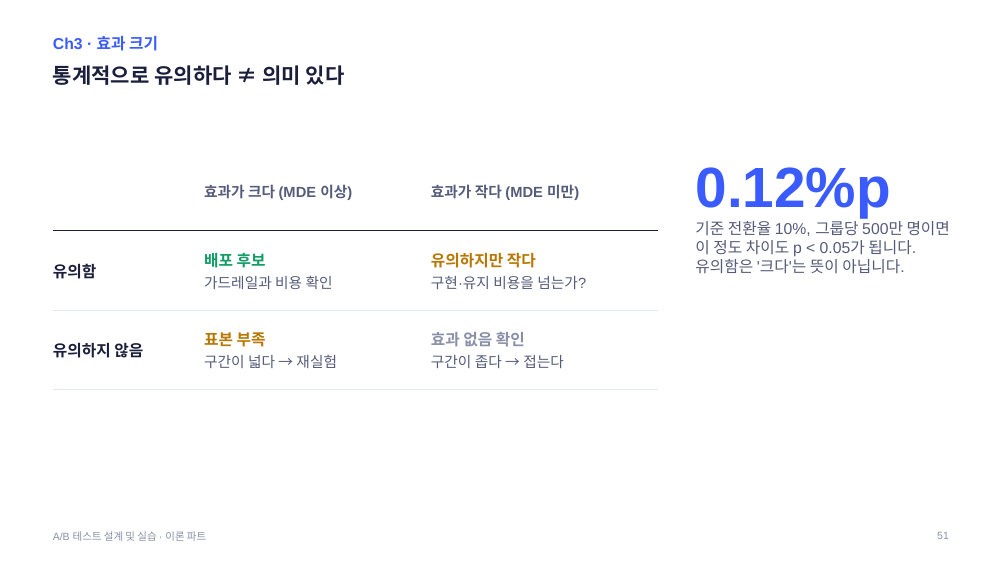
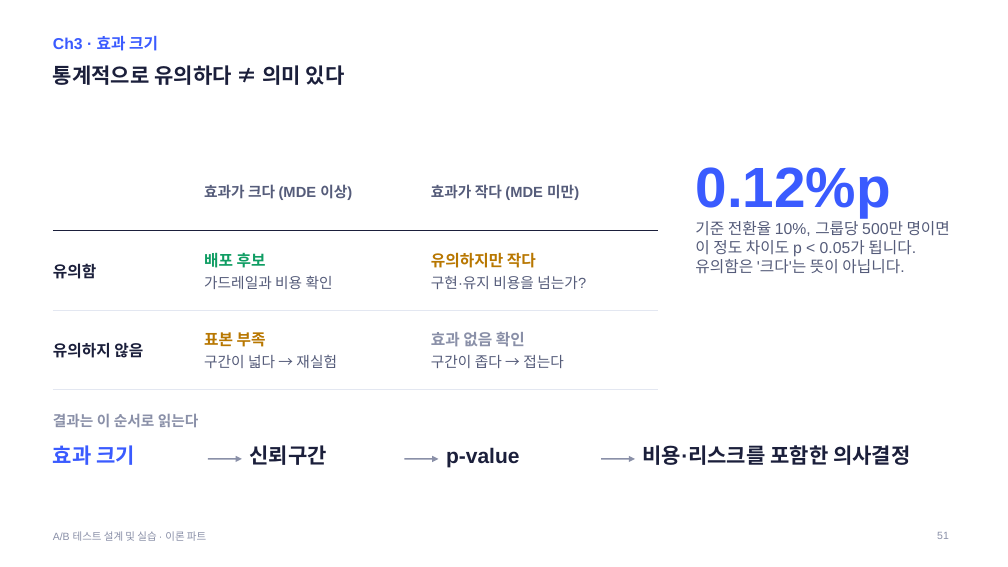
Before and after one commit to kkamret/quickmart-lab-rats, a slide deck: slide 51 of docs/lecture/ab-testing-theory.pptx. Drawn at 1008x567 pixels with LibreOffice and Linux fonts; fonts in the diff are those of the drawing. Boxes give left, top, right and bottom in pixels: in the first picture for what was removed or moved away, otherwise in the second. Text is boxed around its words. In the diff, an @@ line names an element or a change of style, - is before the commit and + after.

Commit message:
docs: 이론 PPT에 위키 실무 (1)의 겹치지 않는 내용 반영
- Ch3 실행 순서·A/A·실험 기간·신뢰구간·효과 크기·분산 축소·다중검정 슬라이드 보강
- CUPED 주의점 슬라이드 추가
- 가이드 덱 제작 기록 갱신

Refs #10

```diff
--- a/docs/lecture/ab-testing-theory.pptx
+++ b/docs/lecture/ab-testing-theory.pptx
@@ text added at (x1=53, y1=414, x2=199, y2=427), 14 pt, text #8A90A8, bold @@
+결과는 이 순서로 읽는다
@@ text added at (x1=53, y1=445, x2=135, y2=465), 20 pt, text #3A5BFF, bold @@
+효과 크기
@@ text added at (x1=249, y1=445, x2=326, y2=465), 20 pt, text #1B1F3B, bold @@
+신뢰구간
@@ text added at (x1=446, y1=447, x2=520, y2=467), 20 pt, text #1B1F3B, bold @@
+p-value
@@ text added at (x1=643, y1=445, x2=910, y2=465), 20 pt, text #1B1F3B, bold @@
+비용·리스크를 포함한 의사결정
@@ arrow added from (208, 459) to (242, 459), #8A90A8 1.5 pt @@
@@ arrow added from (405, 459) to (439, 459), #8A90A8 1.5 pt @@
@@ arrow added from (601, 459) to (635, 459), #8A90A8 1.5 pt @@
```
Also in this commit, not shown: 9 other slides changed, 1 slide added, 2 other files.
